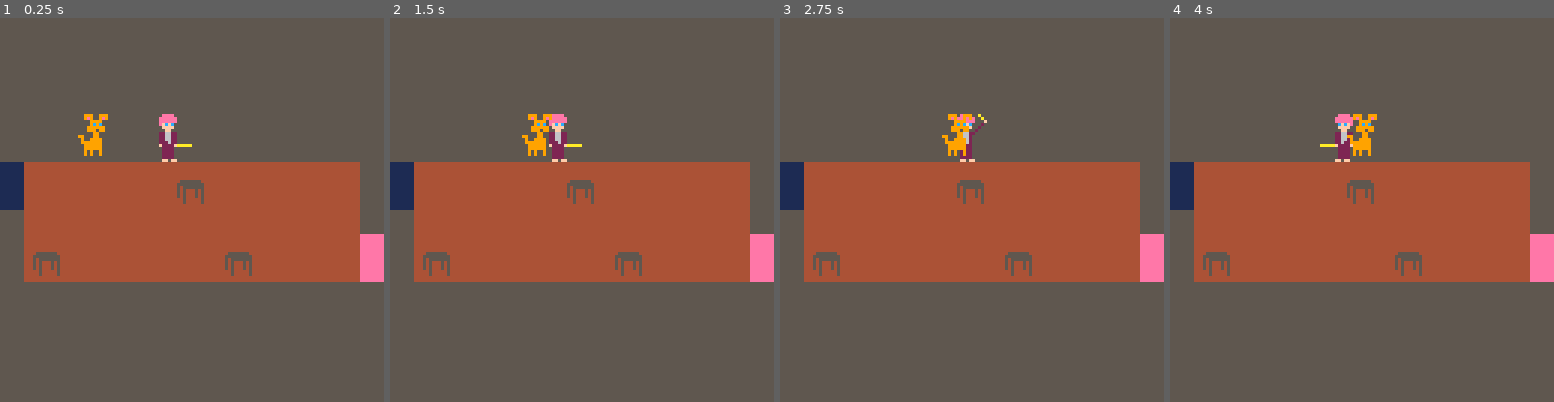
Above: before the commit, frames 1-4 (left to right).
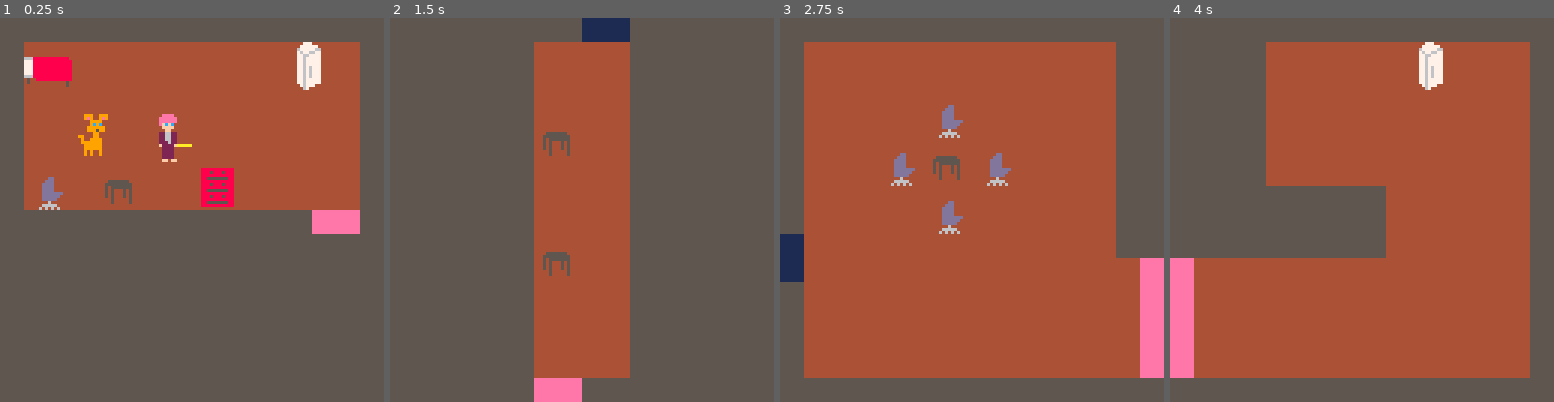
Above: after the commit, the same moments.

Repository: kuhnevan/ims-445-final-project
Game: PICO-8 cartridge final/finalproject.p8
The game is run twice, just before and just after one commit, with the same random seed, the same clock (stepped at 60 frames per second) and the same inputs.
Inputs:
- Up to frame 1 (0.25 s): no input
- Up to frame 2 (1.5 s): tap O (Z key) at 0.7 s
- Up to frame 3 (2.75 s): hold Right 1.6-2.1 s; tap O (Z key) at 1.7, 2.1, 2.5 s; hold Up 2.15-2.42 s; hold Right from 2.47 s (still down)
- Up to frame 4 (4 s): tap O (Z key) at 2.9, 3.3, 3.7 s; release Right at 3.03 s; hold Left 3.08-3.58 s; hold Down 3.63-3.97 s

The runs differ from the first frame. In frame 1, 45% of the frame differs, in the area x 0-100%, y 6-69%; in frame 2, 37%; in frame 3, 54%; in frame 4, 58%, in the area x 0-100%, y 6-94%.

Commit message:
pls no more map stuff

Diff:
--- a/final/finalproject.p8
+++ b/final/finalproject.p8
@@ -3,7 +3,7 @@
 __lua__
 x = 64
 y = 64
-level = 2
+level = 0
 mapwidth = 16
 mapheight = 16
 z = 1
@@ -154,8 +154,9 @@
     end
 end
 
-function drawmap()
-	map(level*mapwidth, 0, 0, 0,16,16)
+function movecam()
+    camera(level * 128, 0)
+    map(0,0,0,0,128,16)
 end
 
 function checkloc()
@@ -170,6 +171,8 @@
  if (btn(2)) then moveup(p1) end
  if (btn(3)) then movedown(p1) end
  if (btnp(4)) then
+    if (level <= 5) then level+=1
+    else level = 0 end
  	if (p1.sprindex == 11) then	attackanim() end
  end
  moveright(dog)
@@ -178,7 +181,7 @@
 
 
 function _draw()
- drawmap()
+ movecam()
  drawactors()
 end
 
@@ -248,21 +251,21 @@
 0000020000020001010000000000000000000000000000010100000000000000000000000001000100010000000000000001000400000000000000000000000001000000000000000000000000000000000000000000000000000000000000000000000000000000000000000000000000000000000000000000000000000000
 0000000000000000000000000000000000000000000000000000000000000000000000000000000000000000000000000000000000000000000000000000000000000000000000000000000000000000000000000000000000000000000000000000000000000000000000000000000000000000000000000000000000000000
 __map__
-3131313131313131313131313131313131313131313131313434313131313131313131313131313131313131313131313131313131313131313131313131313131313131313131313131313131313131000000000000000000000000000000000000000000000000000000000000000000000000000000000000000000000000
-312728323232323232323232292a323131313131313132323232313131313131313131313131313131313131313131313132323232323232323232323232313131313131323232323232292a32323231000000000000000000000000000000000000000000000000000000000000000000000000000000000000000000000000
-313738323232323232323232393a323131313131313132323232313131313131313131313131313131313131313131313132323232323232323232323232313131313131323232323232393a32323231000000000000000000000000000000000000000000000000000000000000000000000000000000000000000000000000
-3132323232323232323232323232323131313131313132323232313131313131313131313131313131313131313131313132323232322526323232323232313131313131323232323232323232323231000000000000000000000000000000000000000000000000000000000000000000000000000000000000000000000000
-313232323232323232323232323232313131313131312d2e3232313131313131313131313131313131313131313131313132323232323536323232323232313131313131323232323232323232323231000000000000000000000000000000000000000000000000000000000000000000000000000000000000000000000000
-313232323232323232323232323232313131313131313d3e3232313131313131313131313131313131313131313131313132323225262d2e252632323232313131313131323232323232323232323231000000000000000000000000000000000000000000000000000000000000000000000000000000000000000000000000
-312526322d2e3232404132323232323131313131313132323232313131313131343232323232322d2e323232323232313132323235363d3e353632323232313131313131323232323232323232323231000000000000000000000000000000000000000000000000000000000000000000000000000000000000000000000000
-313536323d3e3232505132323232323131313131313132323232313131313131343232323232323d3e323232323232313132323232322526323232323232313131313131313131313132323232323231000000000000000000000000000000000000000000000000000000000000000000000000000000000000000000000000
-3131313131313131313131313133333131313131313132323232313131313131313232323232323232323232323232313132323232323536323232323232313131313131313131313132323232323231000000000000000000000000000000000000000000000000000000000000000000000000000000000000000000000000
-313131313131313131313131313131313131313131312d2e3232313131313131312d2e3232323232322d2e32323232333432323232323232323232323232313131313131313131313132323232323231000000000000000000000000000000000000000000000000000000000000000000000000000000000000000000000000
-313131313131313131313131313131313131313131313d3e3232313131313131313d3e3232323232323d3e32323232333432323232323232323232323232323232323232323232323232323232323231000000000000000000000000000000000000000000000000000000000000000000000000000000000000000000000000
-3131313131313131313131313131313131313131313132323232313131313131313131313131313131313131313131313132323232323232323232323232323232323232323232323232323232323231000000000000000000000000000000000000000000000000000000000000000000000000000000000000000000000000
-3131313131313131313131313131313131313131313132323232313131313131313131313131313131313131313131313132323232323232323232323232323232323232323232323232323232323231000000000000000000000000000000000000000000000000000000000000000000000000000000000000000000000000
-3131313131313131313131313131313131313131313132323232313131313131313131313131313131313131313131313132323232323232323232323232323232323232323232323232323232323231000000000000000000000000000000000000000000000000000000000000000000000000000000000000000000000000
-3131313131313131313131313131313131313131313132323232313131313131313131313131313131313131313131313132323232323232323232323232323232323232323232323232323232323231000000000000000000000000000000000000000000000000000000000000000000000000000000000000000000000000
-3131313131313131313131313131313131313131313132323232313131313131313131313131313131313131313131313132323232323232323232323232323232323232323232323232323232323231000000000000000000000000000000000000000000000000000000000000000000000000000000000000000000000000
-3131313131313131313131313131313131313131313133333131313131313131313131313131313131313131313131313131313131313131313131313131313131313131313131313131313131313131000000000000000000000000000000000000000000000000000000000000000000000000000000000000000000000000
+3131313131313131313131313131313131313131313131313434313131313131313131313131313131313131313131313131313131313131313131313131313131313131313131313131313131313131313131313131313131313131313131313131313131313131333331313131313100000000000000000000000000000000
+312728323232323232323232292a323131313131313132323232313131313131313131313131313131313131313131313132323232323232323232323232313131313131323232323232292a32323231313131313131313131313131313131313131313131313232323231313131313100000000000000000000000000000000
+313738323232323232323232393a323131313131313132323232313131313131313131313131313131313131313131313132323232323232323232323232313131313131323232323232393a32323231313131313131313131313131313131313131313131313232323231313131313100000000000000000000000000000000
+3132323232323232323232323232323131313131313132323232313131313131313131313131313131313131313131313132323232322526323232323232313131313131323232323232323232323231313131313131313131313131313131313131313131313232323231313131313100000000000000000000000000000000
+313232323232323232323232323232313131313131312d2e3232313131313131313131313131313131313131313131313132323232323536323232323232313131313131323232323232323232323231313131313131313131313131313131313131313131312d2e323231313131313100000000000000000000000000000000
+313232323232323232323232323232313131313131313d3e3232313131313131313131313131313131313131313131313132323225262d2e252632323232313131313131323232323232323232323231313131313131313131313131313131313131313131313d3e323231313131313100000000000000000000000000000000
+312526322d2e3232404132323232323131313131313132323232313131313131343232323232322d2e323232323232313132323235363d3e353632323232313131313131323232323232323232323231313131313131313131313131313131313131313131313232323231313131313100000000000000000000000000000000
+313536323d3e3232505132323232323131313131313132323232313131313131343232323232323d3e323232323232313132323232322526323232323232313131313131313131313132323232323231333232323232322d2e323232323232313131313131313232323231313131313100000000000000000000000000000000
+3131313131313131313131313133333131313131313132323232313131313131313232323232323232323232323232313132323232323536323232323232313131313131313131313132323232323231333232323232323d3e323232323232313131313131313232323231313131313100000000000000000000000000000000
+313131313131313131313131313131313131313131312d2e3232313131313131312d2e3232323232322d2e32323232333432323232323232323232323232313131313131313131313132323232323231312d2e3232323232322d2e32323232343131313131312d2e323231313131313100000000000000000000000000000000
+313131313131313131313131313131313131313131313d3e3232313131313131313d3e3232323232323d3e32323232333432323232323232323232323232323333323232323232323232323232323231313d3e3232323232323d3e32323232343131313131313d3e323231313131313100000000000000000000000000000000
+3131313131313131313131313131313131313131313132323232313131313131313131313131313131313131313131313132323232323232323232323232323333323232323232323232323232323231313131313131313131313131313131313131313131313232323231313131313100000000000000000000000000000000
+3131313131313131313131313131313131313131313132323232313131313131313131313131313131313131313131313132323232323232323232323232323333323232323232323232323232323231313131313131313131313131313131313131313131313232323231313131313100000000000000000000000000000000
+3131313131313131313131313131313131313131313132323232313131313131313131313131313131313131313131313132323232323232323232323232323333323232323232323232323232323231313131313131313131313131313131313131313131313232323231313131313100000000000000000000000000000000
+3131313131313131313131313131313131313131313132323232313131313131313131313131313131313131313131313132323232323232323232323232323333323232323232323232323232323231313131313131313131313131313131313131313131313232323231313131313100000000000000000000000000000000
+3131313131313131313131313131313131313131313133333131313131313131313131313131313131313131313131313131313131313131313131313131313131313131313131313131313131313131313131313131313131313131313131313131313131313434313131313131313100000000000000000000000000000000
+3131313131313131313131313131313131313131313131313131313131313131313131313131313131313131313131313131313131313131313131313131313131313131313131313131313131313131313131313131313131313131313131313131313131313131313131313131313100000000000000000000000000000000
 0034343434000000000000000000000034000000000000000000000000000000000000000000000000000000000000000000000000000000000000000000000000000000000000000000000000000000000000000000000000000000000000000000000000000000000000000000000000000000000000000000000000000000
